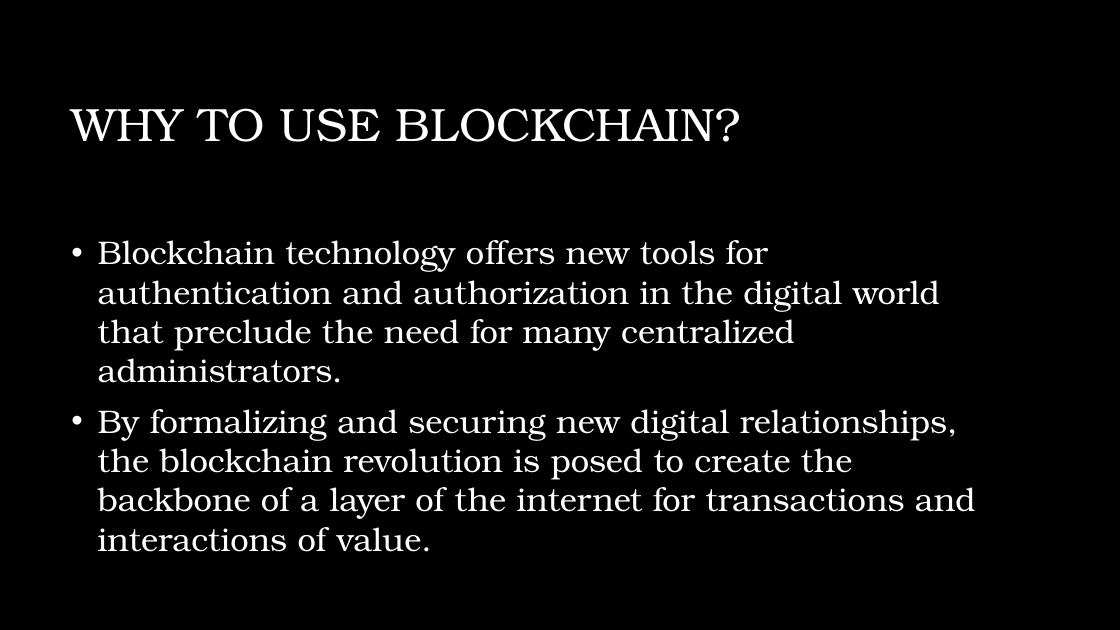
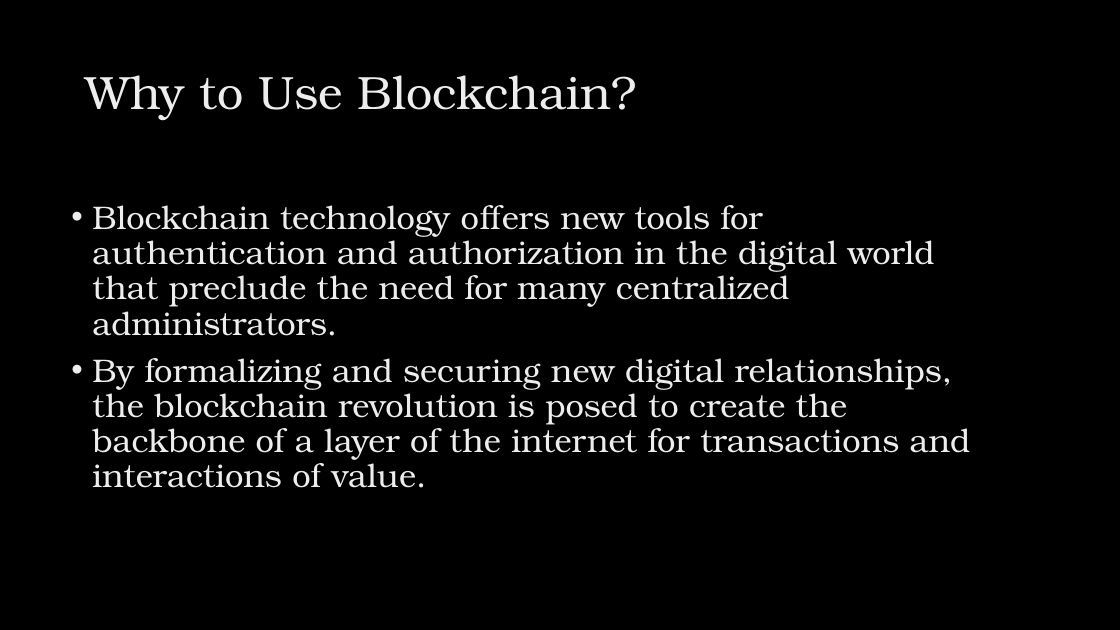
Before and after one commit to sushant76/IPHI, a slide deck: slide 11 of BlockchainDS.pptx (slide 7 before the commit). Drawn at 1120x630 pixels with LibreOffice and Linux fonts; fonts in the diff are those of the drawing; background and template pictures are left out. Boxes give left, top, right and bottom in pixels: in the first picture for what was removed or moved away, otherwise in the second. Text is boxed around its words. In the diff, an @@ line names an element or a change of style, - is before the commit and + after.

```diff
--- a/BlockchainDS.pptx
+++ b/BlockchainDS.pptx
@@ title at box(85, 75, 636, 120): text changed; text colour #FFFFFF to gradient #BFBFBF to #EDEDED to #FFFFFF @@
-WHY TO USE BLOCKCHAIN?
+Why to Use Blockchain?
@@ text "Blockchain technology offers new tools ..." at box(92, 205, 971, 488): text colour #FFFFFF to gradient #BFBFBF to #EDEDED to #FFFFFF; indent changed; line spacing 1 to 0.9; vertical alignment middle to top @@
```
Also in this commit, not shown: 12 other slides changed, 4 slides added.
